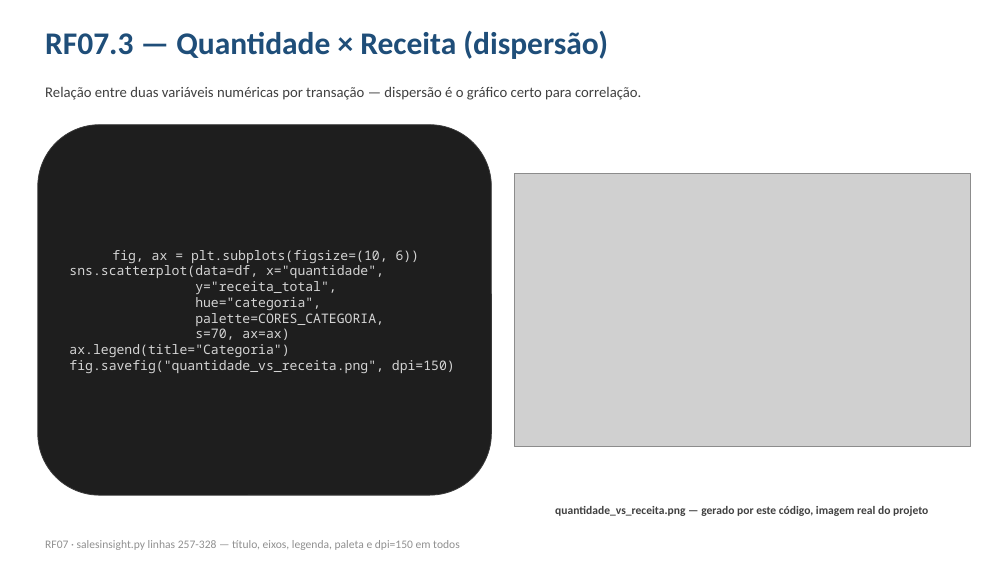
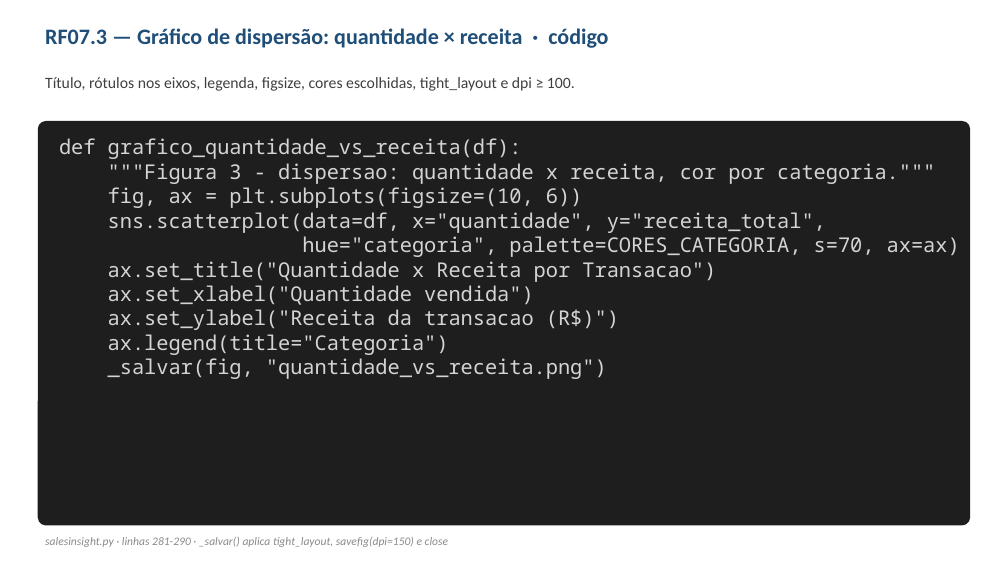
Before and after one commit to petersongardin/SalesInsight-PY, a slide deck: slide 20 of SalesInsight_PY.pptx (slide 11 before the commit). Drawn at 1008x567 pixels with LibreOffice and Linux fonts; fonts in the diff are those of the drawing; grey boxes stand for pictures. Boxes give left, top, right and bottom in pixels: in the first picture for what was removed or moved away, otherwise in the second. Text is boxed around its words. In the diff, an @@ line names an element or a change of style, - is before the commit and + after.

```diff
--- a/SalesInsight_PY.pptx
+++ b/SalesInsight_PY.pptx
@@ text at <box>45,28,608,48</box>: text changed; size 30 to 21 pt @@
-RF07.3 — Quantidade × Receita (dispersão)
+RF07.3 — Gráfico de dispersão: quantidade × receita · código
@@ text removed at <box>45,87,641,100</box> @@
-Relação entre duas variáveis numéricas por transação — dispersão é o gráfico certo para correlação.
@@ text added at <box>45,77,575,91</box>, 15 pt, text #404040 @@
+Título, rótulos nos eixos, legenda, figsize, cores escolhidas, tight_layout e dpi ≥ 100.
@@ rounded rectangle "def grafico_quantidade_vs_receita(df):": place and size @@
-rounded rectangle "def grafico_quantidade_vs_receita(df):" at <box>38,125,492,495</box>
+rounded rectangle "def grafico_quantidade_vs_receita(df):" at <box>38,121,970,526</box>
@@ rounded rectangle "def grafico_quantidade_vs_receita(df):" at <box>38,121,970,526</box>: vertical alignment middle to top; outline #3A3A3A 0.75 pt to none; proportions changed @@
@@ text in rounded rectangle at <box>59,138,935,184</box>: paragraphs added @@
+def grafico_quantidade_vs_receita(df):
+"""Figura 3 - dispersao: quantidade x receita, cor por categoria."""
@@ picture removed at <box>514,173,970,447</box> @@
@@ text in rounded rectangle at <box>108,187,583,355</box>: size 12.5 to 19.4 pt in "fig, ax = plt.subplots(figsize=(10, 6))", "ax.legend(title="Categoria")"; alignment centre to left @@
@@ text in rounded rectangle at <box>108,212,960,330</box>: text changed; size 12.5 to 19.4 pt @@
-sns.scatterplot(data=df, x="quantidade",
-y="receita_total",
-hue="categoria",
-palette=CORES_CATEGORIA,
-s=70, ax=ax)
+sns.scatterplot(data=df, x="quantidade", y="receita_total",
+hue="categoria", palette=CORES_CATEGORIA, s=70, ax=ax)
+ax.set_title("Quantidade x Receita por Transacao")
+ax.set_xlabel("Quantidade vendida")
+ax.set_ylabel("Receita da transacao (R$)")
@@ text in rounded rectangle at <box>108,358,607,379</box>: text changed; size 12.5 to 19.4 pt @@
-fig.savefig("quantidade_vs_receita.png", dpi=150)
+_salvar(fig, "quantidade_vs_receita.png")
@@ text removed at <box>555,506,928,516</box> @@
-quantidade_vs_receita.png — gerado por este código, imagem real do projeto
@@ text at <box>45,537,448,547</box>: text changed; text colour #909090 to #8A8A8A; italic on @@
-RF07 · salesinsight.py linhas 257-328 — título, eixos, legenda, paleta e dpi=150 em todos
+salesinsight.py · linhas 281-290 · _salvar() aplica tight_layout, savefig(dpi=150) e close
```
Also in this commit, not shown: 18 other slides changed, 19 slides added, 2 slides removed, 15 other files.
